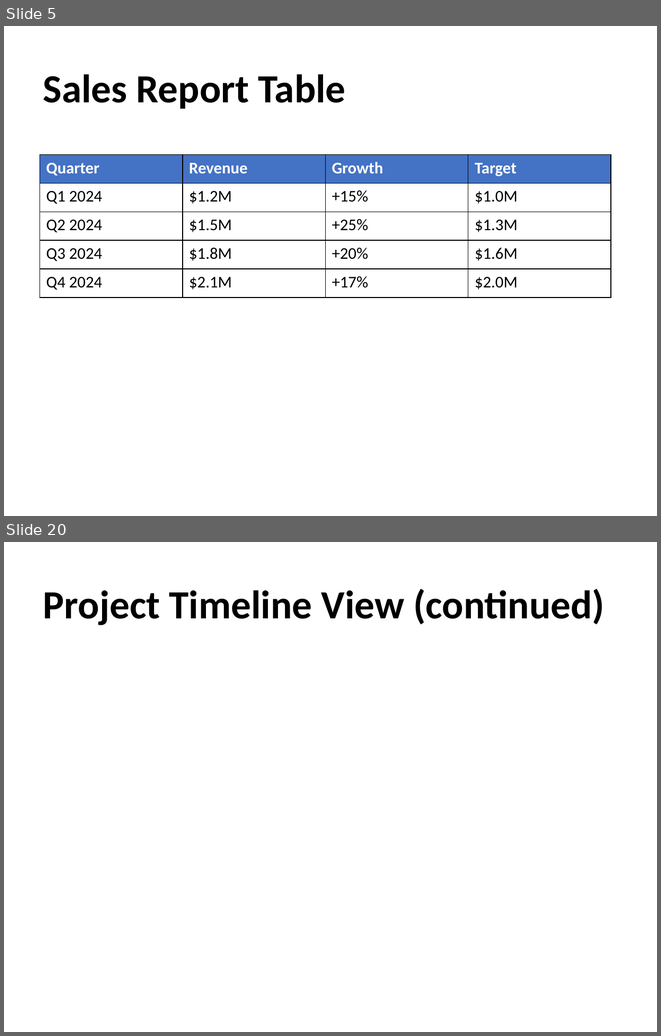
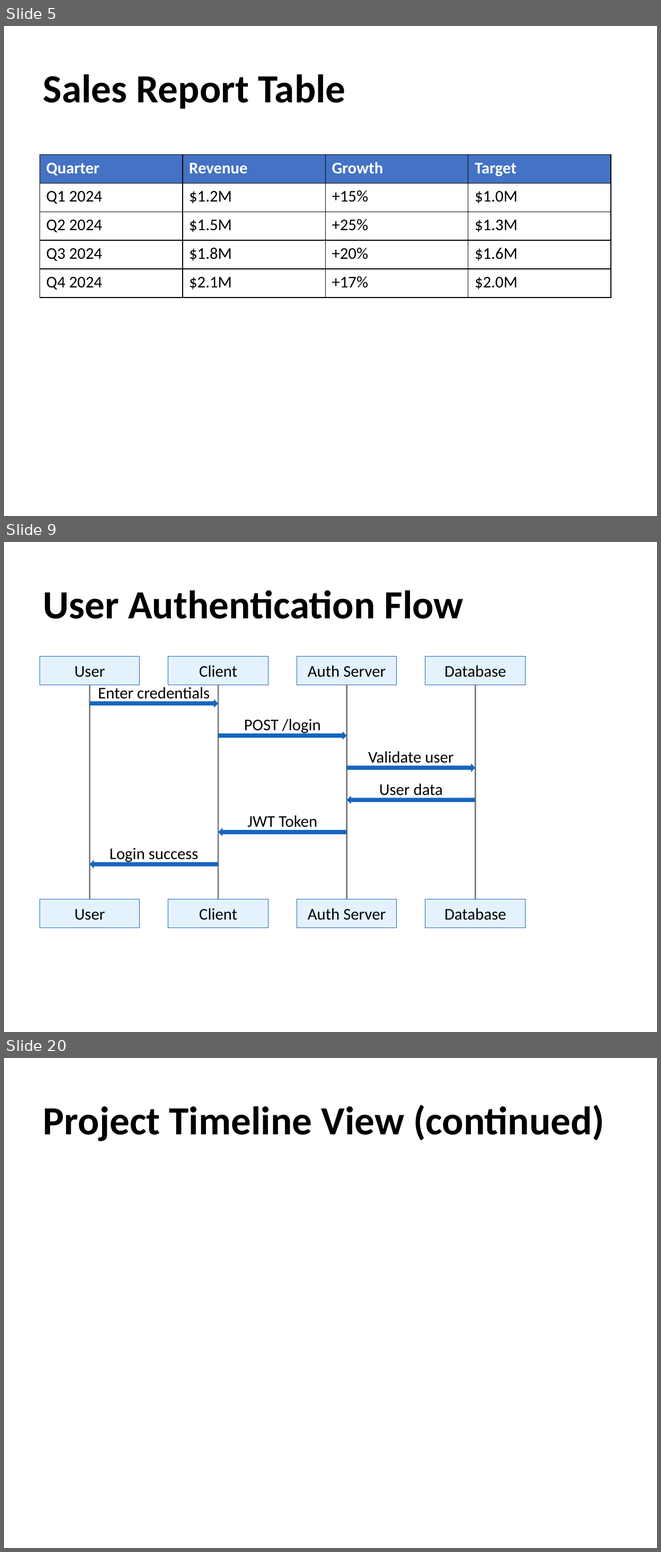
Before and after one commit to awol2005ex/ppt-rs, a slide deck: examples/md2ppt_demo.pptx. Shown one above the other, each under a label of ours: slides 5 and 20 before the commit, slides 5, 9 and 20 after it; the slides between them are not shown. The pictures are 661x1036 and 661x1552 pixels, drawn with LibreOffice and Linux fonts; fonts in the diff are those of the drawing. Boxes give left, top, right and bottom in pixels: in the first picture for what was removed or moved away, otherwise in the second. Text is boxed around its words. In the diff, an @@ line names an element or a change of style, - is before the commit and + after.

```diff
--- a/examples/md2ppt_demo.pptx
+++ b/examples/md2ppt_demo.pptx
@@ slide 9 added at [4, 542, 657, 1032], background #FFFFFF @@
@@ text added at [43, 590, 464, 619], 44 pt, text #000000, bold @@
+User Authentication Flow
@@ rectangle added at [40, 656, 140, 685], fill #E3F2FD, outline #1565C0 0 pt, 18 pt, text #000000 @@
+User
@@ rectangle added at [168, 656, 268, 685], fill #E3F2FD, outline #1565C0 0 pt, 18 pt, text #000000 @@
+Client
@@ rectangle added at [297, 656, 396, 685], fill #E3F2FD, outline #1565C0 0 pt, 18 pt, text #000000 @@
+Auth Server
@@ rectangle added at [425, 656, 525, 685], fill #E3F2FD, outline #1565C0 0 pt, 18 pt, text #000000 @@
+Database
@@ text added at [98, 685, 210, 703], 18 pt, text #000000 @@
+Enter credentials
@@ rectangle added at [89, 685, 90, 899], fill #757575 @@
@@ right arrow added at [89, 699, 218, 708], fill #1565C0 @@
@@ rectangle added at [218, 685, 219, 899], fill #757575 @@
@@ rectangle added at [346, 685, 347, 899], fill #757575 @@
@@ rectangle added at [475, 685, 476, 899], fill #757575 @@
@@ right arrow added at [218, 731, 347, 740], fill #1565C0 @@
@@ text added at [244, 718, 321, 735], 18 pt, text #000000 @@
+POST /login
@@ right arrow added at [347, 764, 476, 772], fill #1565C0 @@
@@ text added at [368, 751, 453, 767], 18 pt, text #000000 @@
+Validate user
@@ left arrow added at [347, 795, 476, 804], fill #1565C0 @@
@@ text added at [379, 783, 443, 799], 18 pt, text #000000 @@
+User data
@@ left arrow added at [218, 827, 347, 836], fill #1565C0 @@
@@ text added at [247, 815, 317, 831], 18 pt, text #000000 @@
+JWT Token
@@ text added at [109, 848, 199, 863], 18 pt, text #000000 @@
+Login success
@@ left arrow added at [89, 860, 218, 868], fill #1565C0 @@
@@ rectangle added at [40, 899, 140, 928], fill #E3F2FD, outline #1565C0 0 pt, 18 pt, text #000000 @@
+User
@@ rectangle added at [168, 899, 268, 928], fill #E3F2FD, outline #1565C0 0 pt, 18 pt, text #000000 @@
+Client
@@ rectangle added at [297, 899, 396, 928], fill #E3F2FD, outline #1565C0 0 pt, 18 pt, text #000000 @@
+Auth Server
@@ rectangle added at [425, 899, 525, 928], fill #E3F2FD, outline #1565C0 0 pt, 18 pt, text #000000 @@
+Database
```
Also in this commit, not shown: 15 slides changed, 1 slide removed, 10 other files.
